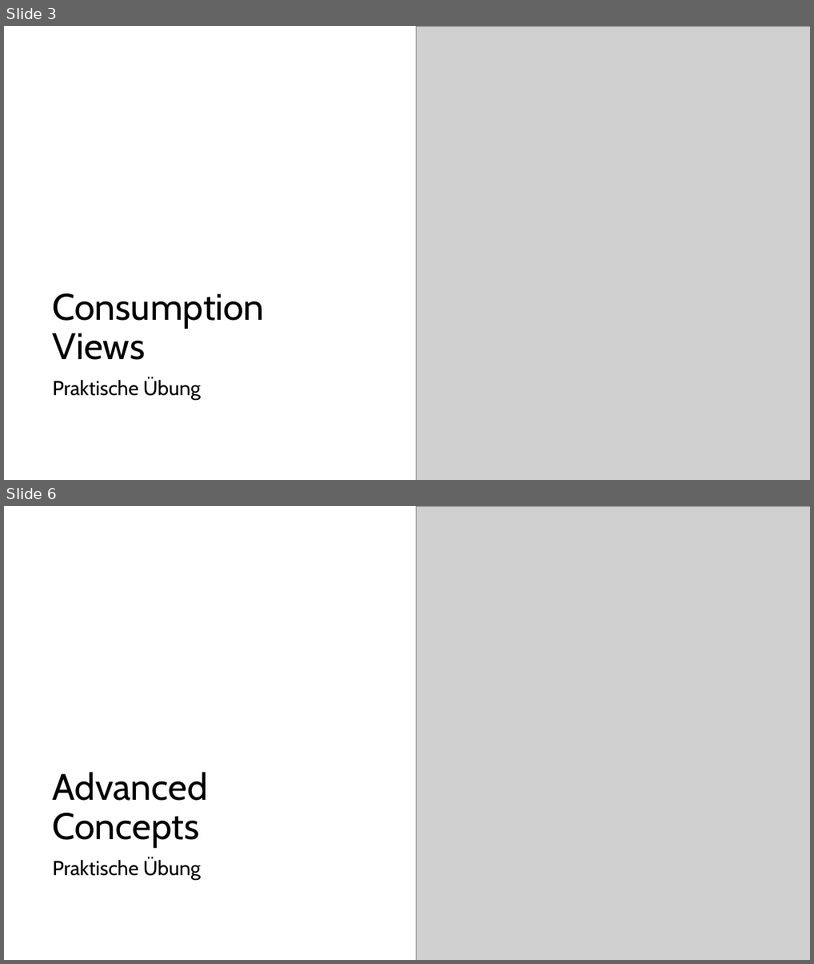
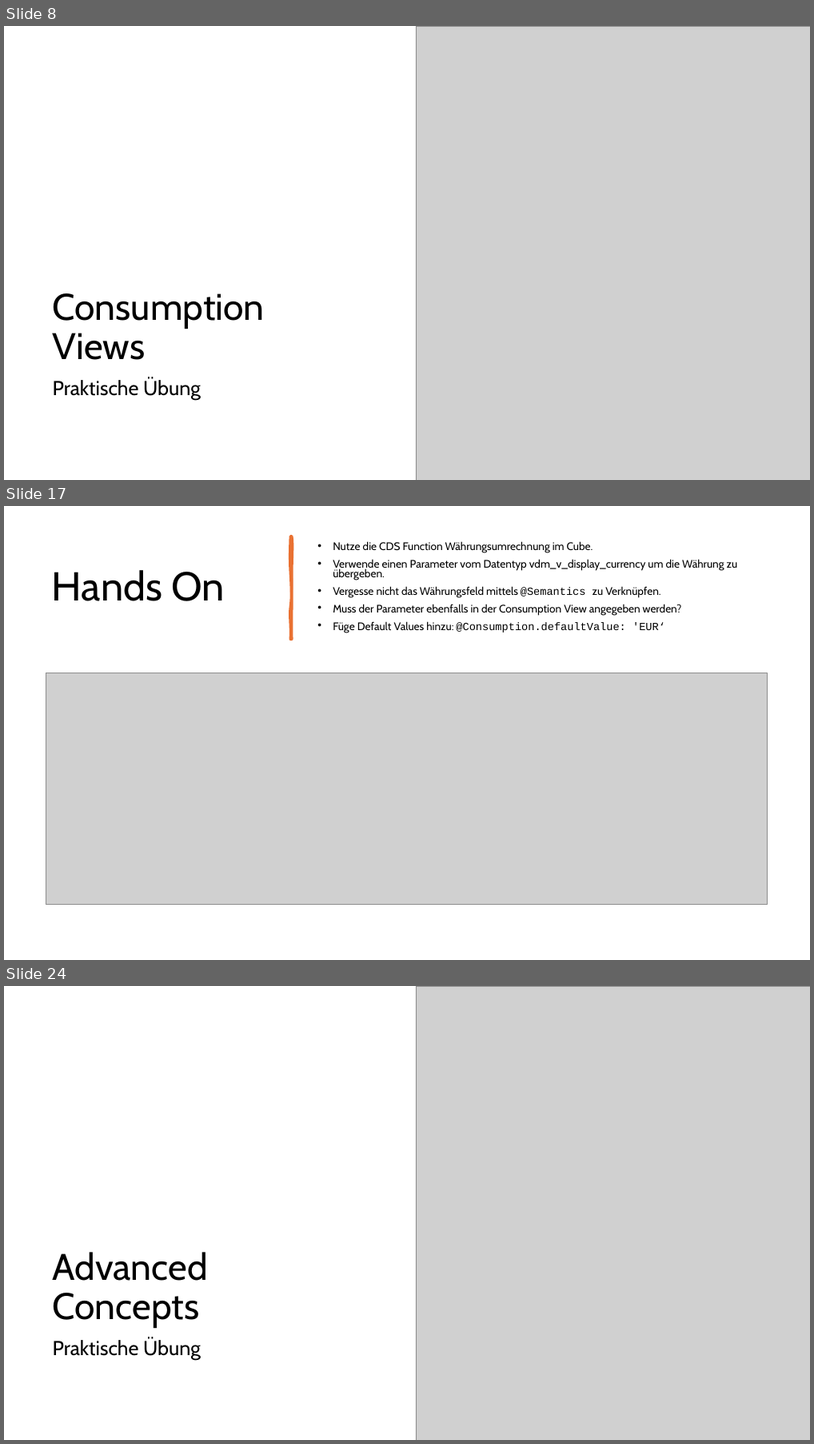
Before and after one commit to DevelopmentBvise/Schulung, a slide deck: CDS presentation/Tag2_Data Modeling with Core Data Services.pptx. Shown one above the other, each under a label of ours: slides 3 and 6 before the commit, slides 8, 17 and 24 after it; the slides between them are not shown. The pictures are 814x964 and 814x1444 pixels, drawn with LibreOffice and Linux fonts; fonts in the diff are those of the drawing; grey boxes stand for pictures. Boxes give left, top, right and bottom in pixels: in the first picture for what was removed or moved away, otherwise in the second. Text is boxed around its words. In the diff, an @@ line names an element or a change of style, - is before the commit and + after.

```diff
--- a/CDS presentation/Tag2_Data Modeling with Core Data Services.pptx
+++ b/CDS presentation/Tag2_Data Modeling with Core Data Services.pptx
@@ slide 17 added at box(4, 506, 810, 960), background #FFFFFF @@
@@ freeform shape added at box(290, 536, 292, 639), fill #E97132, outline #E97132 3.25 pt @@
@@ text added at box(333, 541, 738, 633), 12.9 pt, text #000000 @@
+• Nutze die CDS Function Währungsumrechnung im Cube.
+• Verwende einen Parameter vom Datentyp vdm_v_display_currency um die Währung zu übergeben.
+• Vergesse nicht das Währungsfeld mittels @Semantics zu Verknüpfen.
+• Muss der Parameter ebenfalls in der Consumption View angegeben werden?
+• Füge Default Values hinzu: @Consumption.defaultValue: 'EUR‘
@@ title added at box(52, 570, 225, 601), 48 pt, text #000000 @@
+Hands On
@@ picture added at box(46, 673, 768, 904) @@
@@ what was slide 3 is now slide 8 @@
@@ what was slide 6 is now slide 24 @@
```
Also in this commit, not shown: 1 slide changed, 28 other slides added, 4 slides removed, 4 other files.
